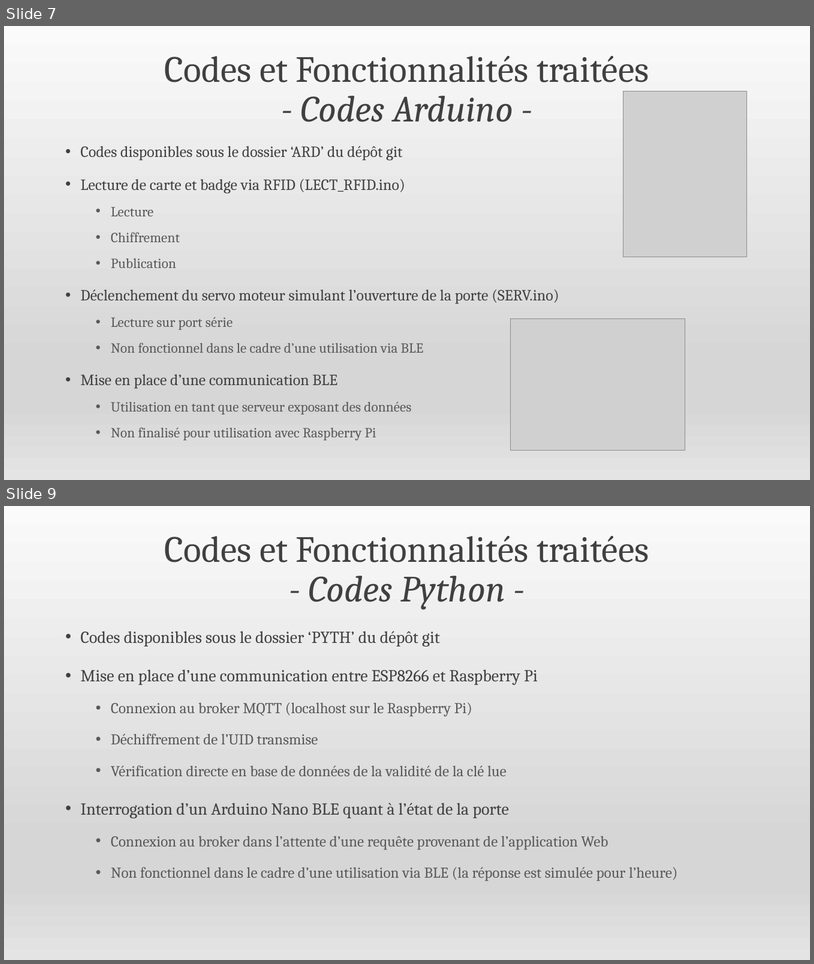
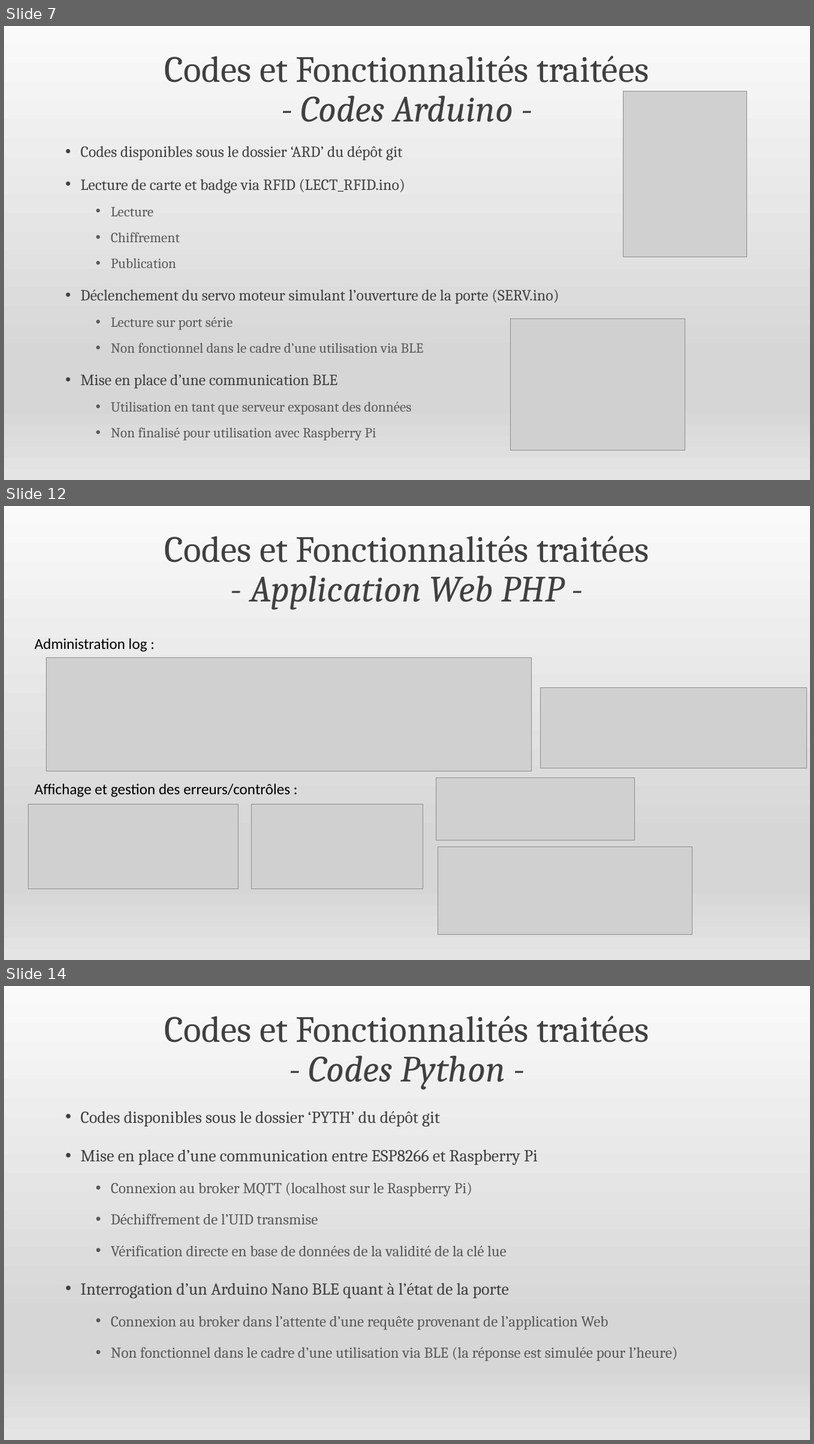
Before and after one commit to mapfra/LPIOTIA_2019_HODOR, a slide deck: Présentation du projet HODOR.pptx. Shown one above the other, each under a label of ours: slides 7 and 9 before the commit, slides 7, 12 and 14 after it; the slides between them are not shown. The pictures are 814x964 and 814x1444 pixels, drawn with LibreOffice and Linux fonts; fonts in the diff are those of the drawing; grey boxes stand for pictures. Boxes give left, top, right and bottom in pixels: in the first picture for what was removed or moved away, otherwise in the second. Text is boxed around its words. In the diff, an @@ line names an element or a change of style, - is before the commit and + after.

```diff
--- a/Présentation du projet HODOR.pptx
+++ b/Présentation du projet HODOR.pptx
@@ slide 12 added at (x1=4, y1=506, x2=810, y2=960), background gradient #FAFAFA to #D7D7D7 to #E4E4E4 @@
@@ text added at (x1=165, y1=535, x2=649, y2=610), 44 pt, text #404040 @@
+Codes et Fonctionnalités traitées
+- Application Web PHP -
@@ text added at (x1=35, y1=638, x2=290, y2=797), 18 pt, text #000000 @@
+Administration log :
+Affichage et gestion des erreurs/contrôles :
@@ picture added at (x1=47, y1=657, x2=531, y2=771) @@
@@ picture added at (x1=540, y1=687, x2=807, y2=768) @@
@@ picture added at (x1=437, y1=778, x2=635, y2=840) @@
@@ picture added at (x1=29, y1=804, x2=239, y2=889) @@
@@ picture added at (x1=251, y1=804, x2=423, y2=889) @@
@@ picture added at (x1=438, y1=847, x2=692, y2=934) @@
@@ what was slide 9 is now slide 14 @@
```
Also in this commit, not shown: 2 slides changed, 4 other slides added.
